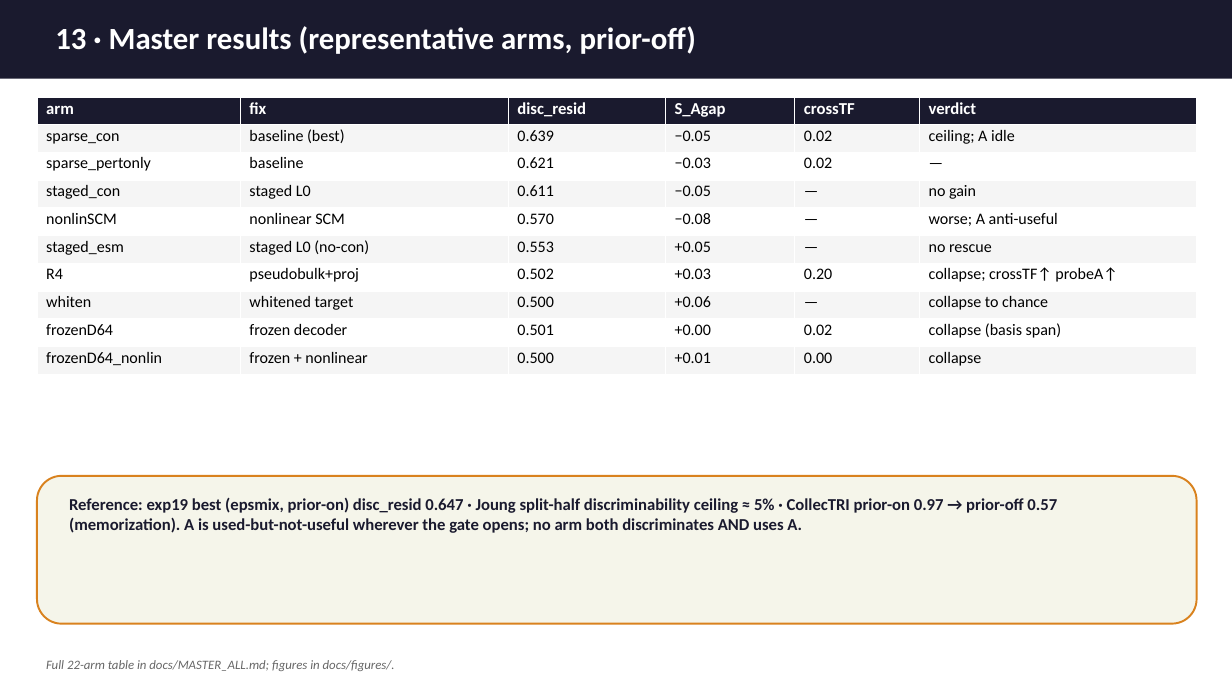
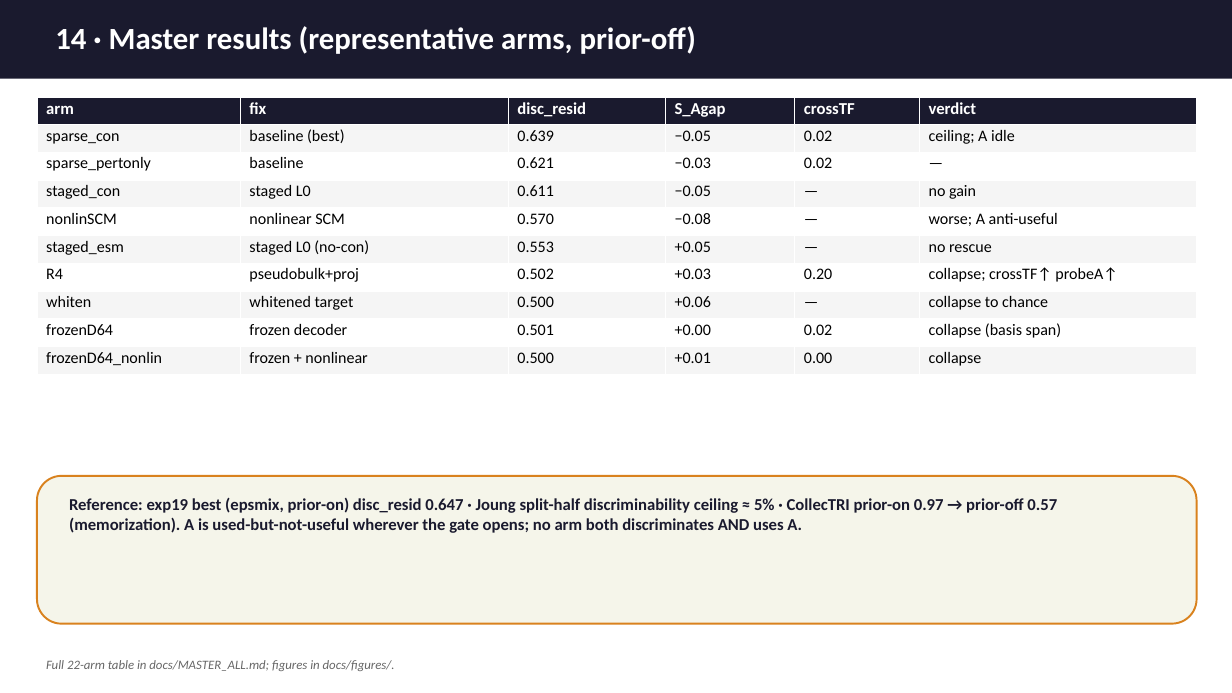
Before and after one commit to goodarzilab/scCausalRL, a slide deck: slide 14 of slides/exp20_load_bearing.pptx (slide 13 before the commit). Drawn at 1232x693 pixels with LibreOffice and Linux fonts; fonts in the diff are those of the drawing. Boxes give left, top, right and bottom in pixels: in the first picture for what was removed or moved away, otherwise in the second. Text is boxed around its words. In the diff, an @@ line names an element or a change of style, - is before the commit and + after.

```diff
--- a/slides/exp20_load_bearing.pptx
+++ b/slides/exp20_load_bearing.pptx
@@ text at <box>55,26,696,54</box>: text changed @@
-13 · Master results (representative arms, prior-off)
+14 · Master results (representative arms, prior-off)
```
Also in this commit, not shown: 8 other slides changed, 1 slide added, 10 other files.
